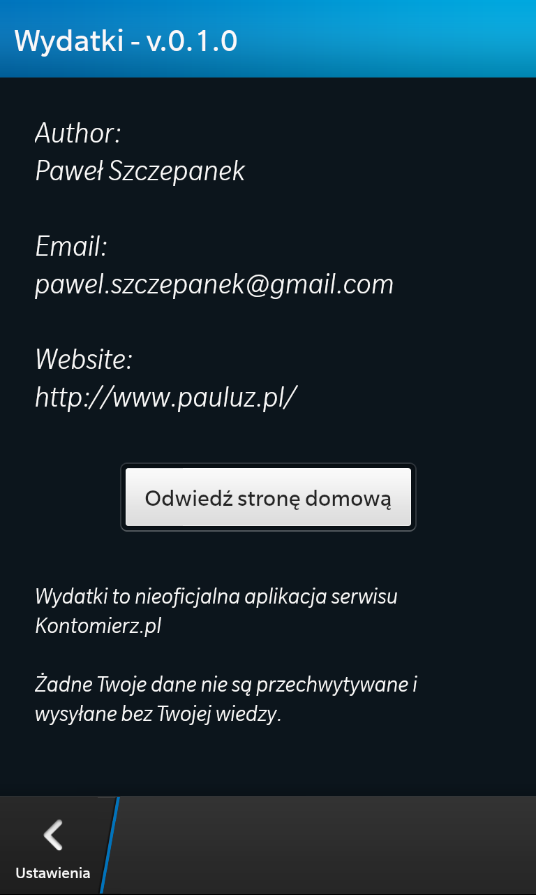
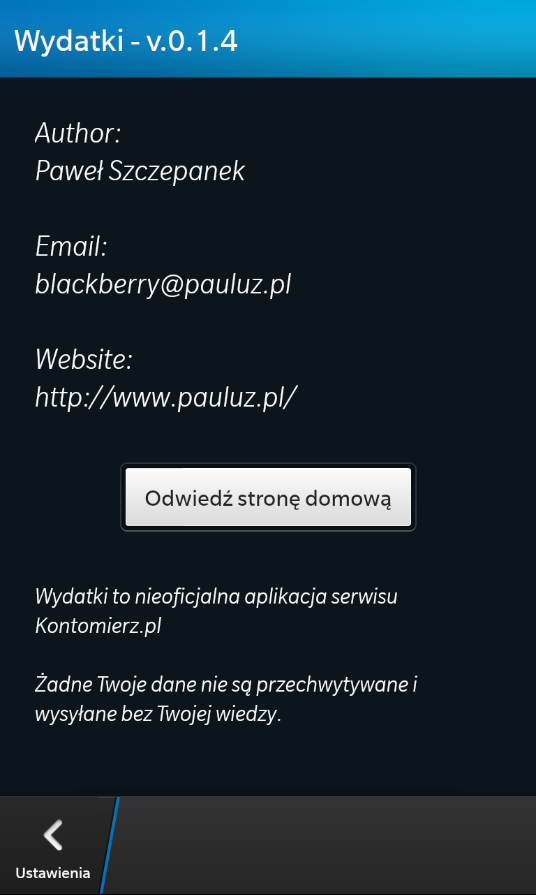
The second 536 × 895 image is a revision of the first. Changes to its layers:
painted on "O programie" over 35, 30, 393, 299
